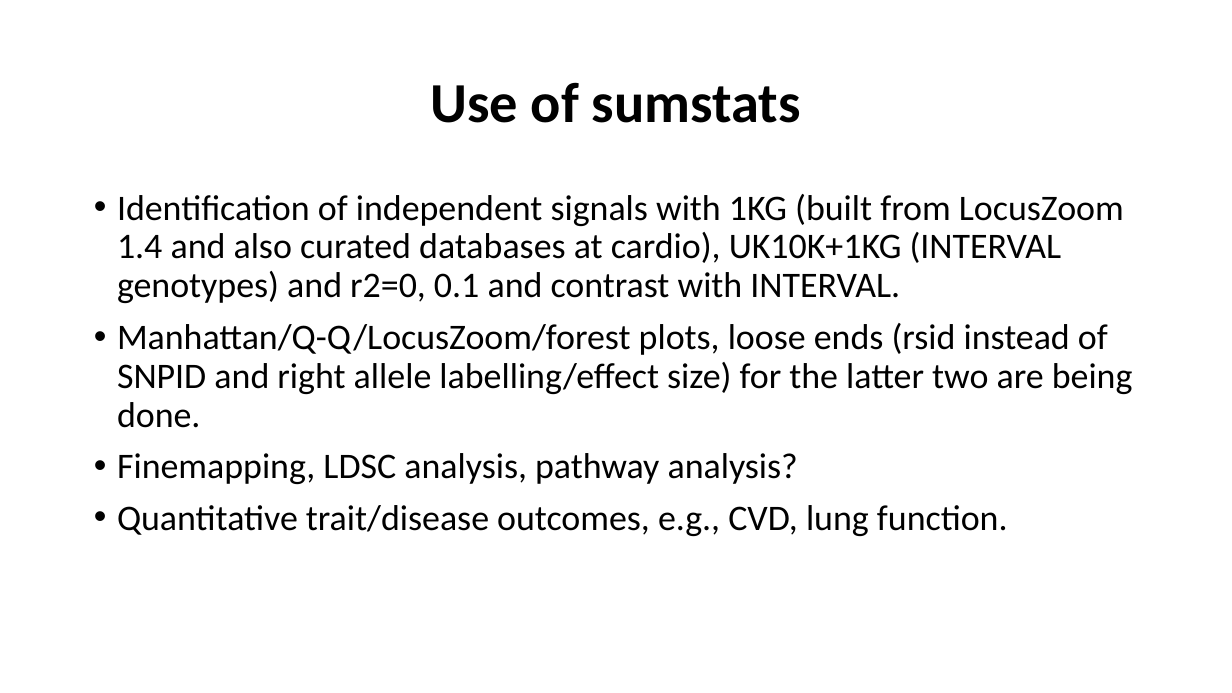
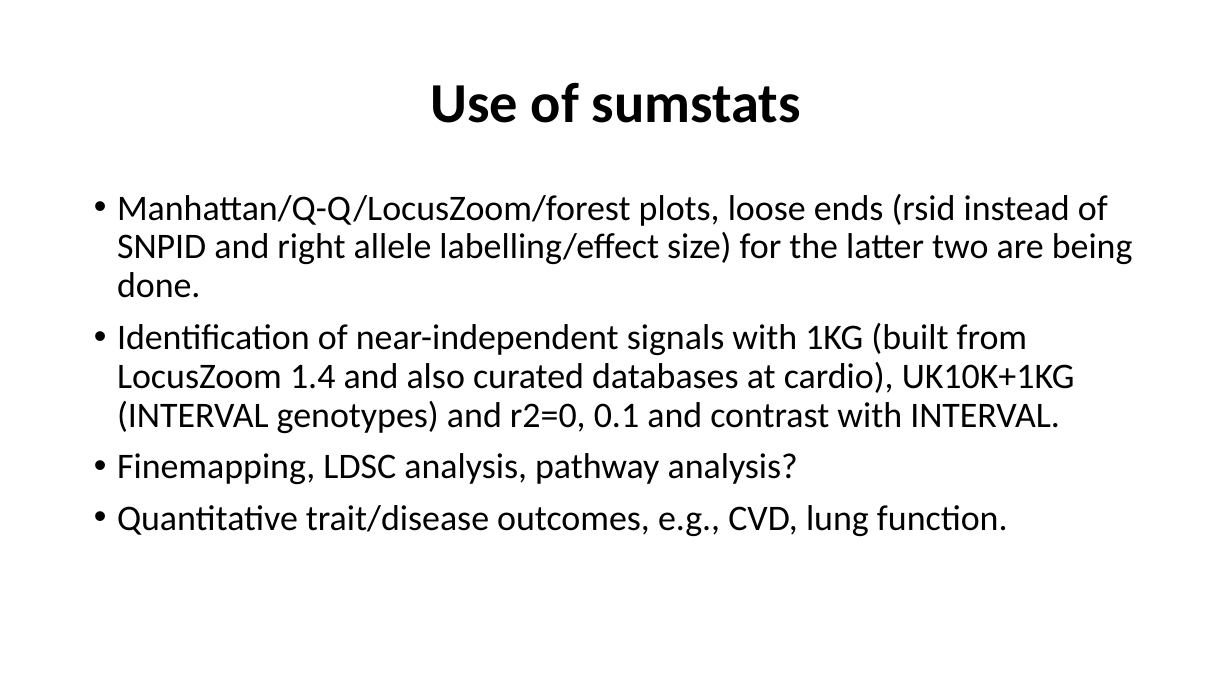
Before and after one commit to jinghuazhao/INF, a slide deck: slide 11 of doc/SCALLOP_INF1-120419.pptx (slide 15 before the commit). Drawn at 1232x693 pixels with LibreOffice and Linux fonts; fonts in the diff are those of the drawing. Boxes give left, top, right and bottom in pixels: in the first picture for what was removed or moved away, otherwise in the second. Text is boxed around its words. In the diff, an @@ line names an element or a change of style, - is before the commit and + after.

```diff
--- a/doc/SCALLOP_INF1-120419.pptx
+++ b/doc/SCALLOP_INF1-120419.pptx
@@ text at <box>117,194,1124,303</box>: paragraph removed @@
-• Identification of independent signals with 1KG (built from LocusZoom 1.4 and also curated databases at cardio), UK10K+1KG (INTERVAL genotypes) and r2=0, 0.1 and contrast with INTERVAL.
@@ text at <box>117,323,1075,433</box>: paragraph added @@
+• Identification of near-independent signals with 1KG (built from LocusZoom 1.4 and also curated databases at cardio), UK10K+1KG (INTERVAL genotypes) and r2=0, 0.1 and contrast with INTERVAL.
```
Also in this commit, not shown: 3 other slides changed, 2 slides added.
